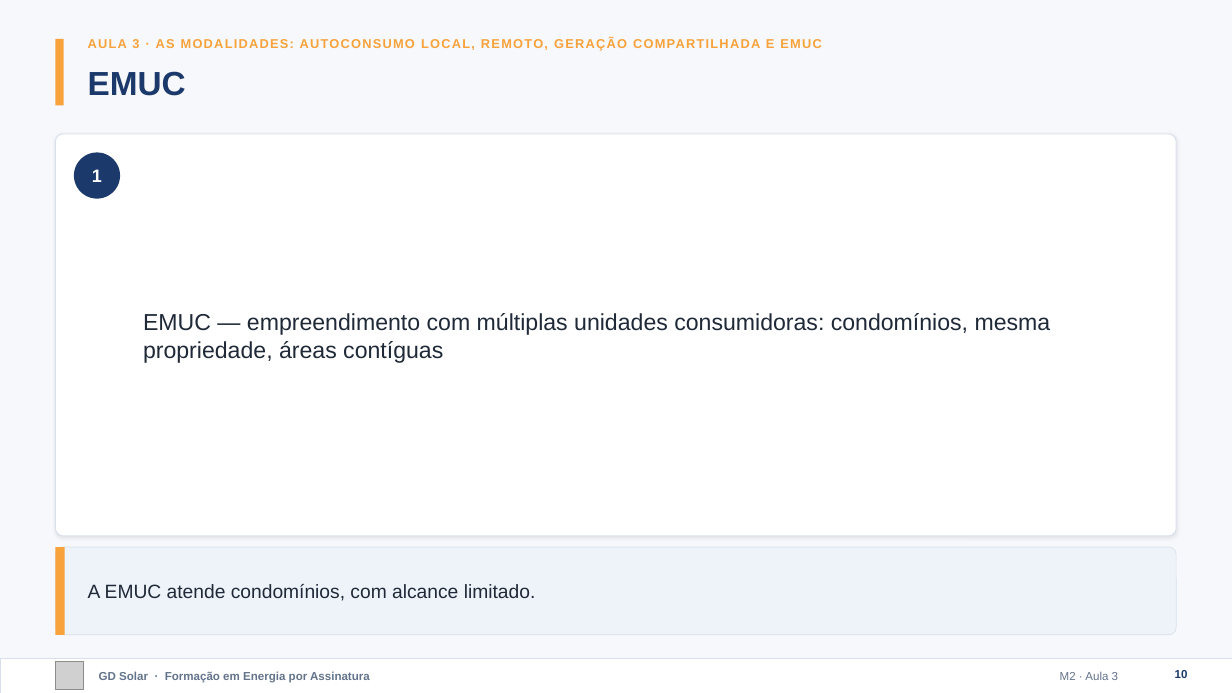
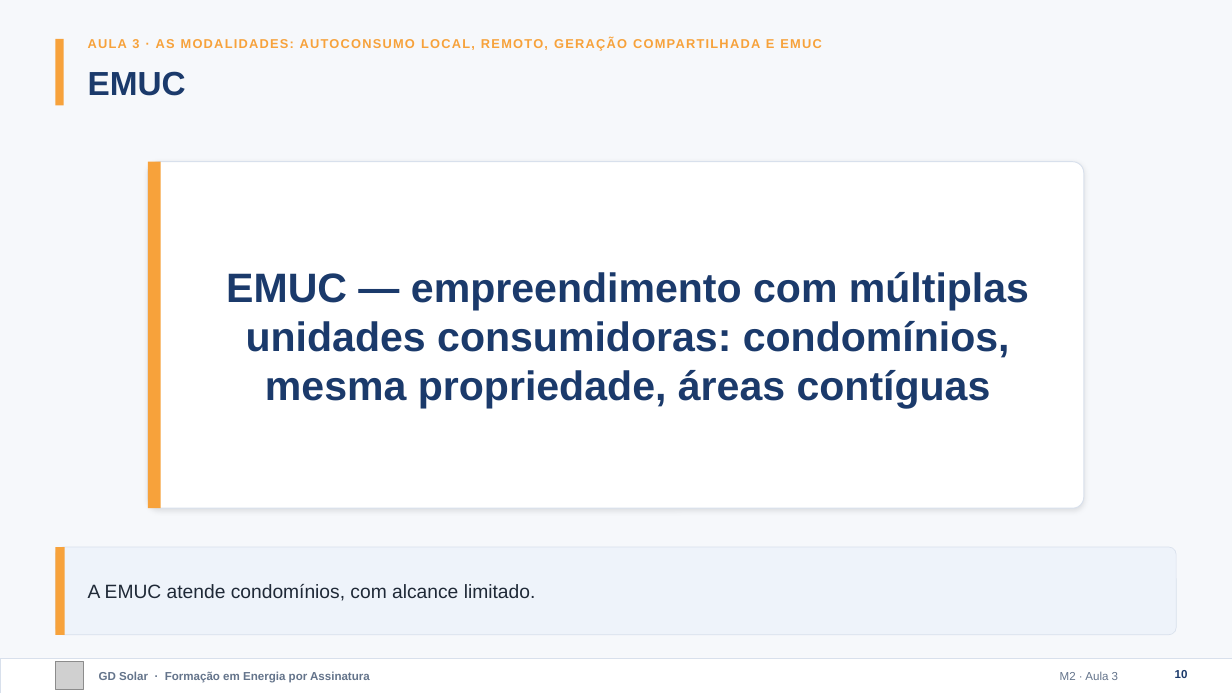
Before and after one commit to marcelo-braga-dev/casaverde, a slide deck: slide 10 of docs/curso/slides/m02-marco-legal.pptx. Drawn at 1232x693 pixels with LibreOffice and Linux fonts; fonts in the diff are those of the drawing; grey boxes stand for pictures. Boxes give left, top, right and bottom in pixels: in the first picture for what was removed or moved away, otherwise in the second. Text is boxed around its words. In the diff, an @@ line names an element or a change of style, - is before the commit and + after.

```diff
--- a/docs/curso/slides/m02-marco-legal.pptx
+++ b/docs/curso/slides/m02-marco-legal.pptx
@@ ellipse removed at <box>74,152,120,199</box> @@
@@ text removed at <box>92,169,102,182</box> @@
-1
@@ rounded rectangle: place and size @@
-rounded rectangle at <box>55,134,1177,536</box>
+rounded rectangle at <box>148,162,1084,508</box>
@@ rounded rectangle at <box>148,162,1084,508</box>: shadow changed; proportions changed @@
@@ rectangle added at <box>148,162,161,508</box>, fill #F7A23B @@
@@ text "EMUC — empreendimento com múltiplas ...": place and size @@
-text "EMUC — empreendimento com múltiplas ..." at <box>143,313,1051,363</box>
+text "EMUC — empreendimento com múltiplas ..." at <box>226,272,1029,408</box>
@@ text "EMUC — empreendimento com múltiplas ..." at <box>226,272,1029,408</box>: size 18 to 32 pt, text colour #1F2937 to #1B3A6B, bold on; alignment left to centre @@
```
Also in this commit, not shown: 16 other slides changed, 16 other files.
